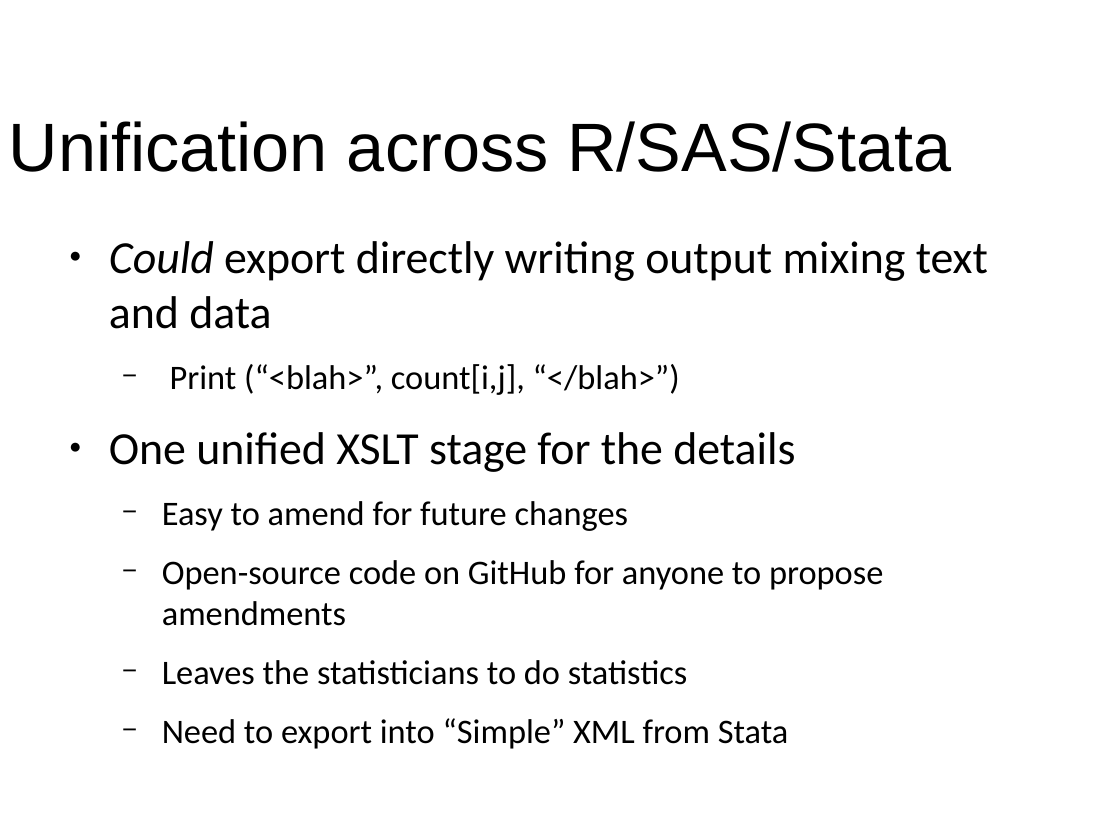
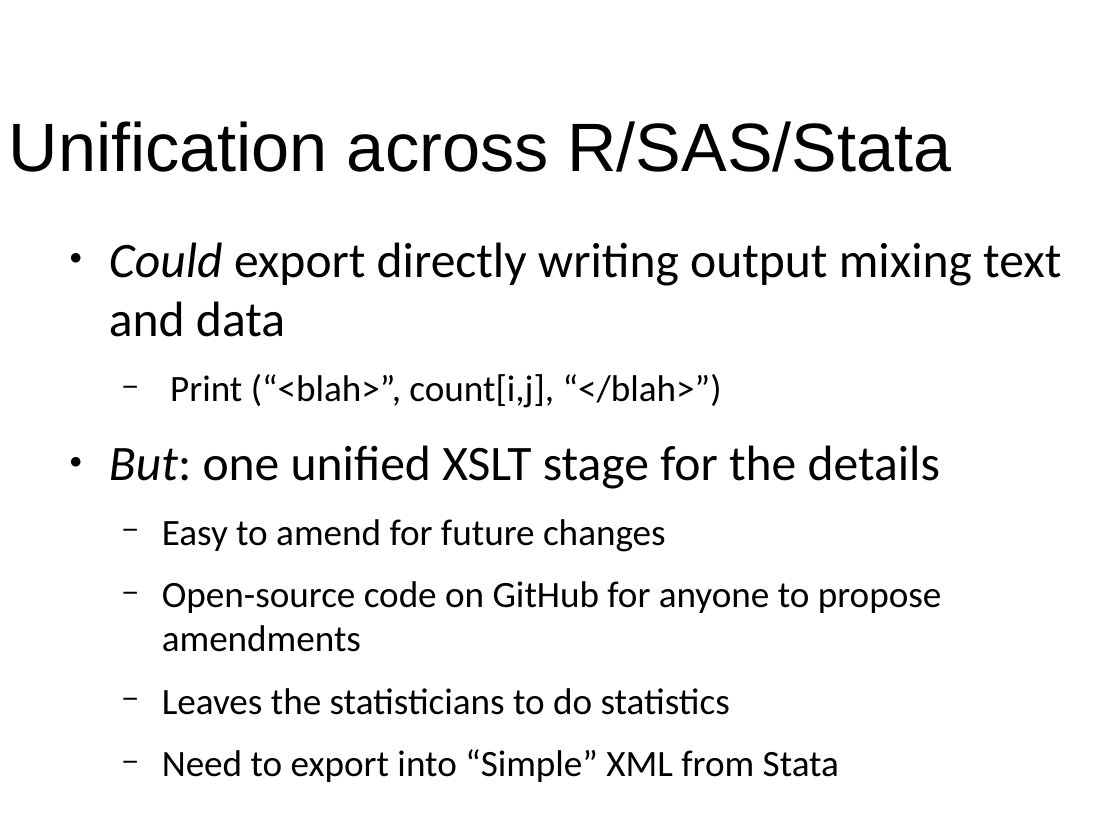
Before and after one commit to shug0131/eudraCT, a slide deck: slide 15 of documentation/Eudract Project Stats Leads.pptx (slide 37 before the commit). Drawn at 1120x840 pixels with LibreOffice and Linux fonts; fonts in the diff are those of the drawing; background and template pictures are left out. Boxes give left, top, right and bottom in pixels: in the first picture for what was removed or moved away, otherwise in the second. Text is boxed around its words. In the diff, an @@ line names an element or a change of style, - is before the commit and + after.

```diff
--- a/documentation/Eudract Project Stats Leads.pptx
+++ b/documentation/Eudract Project Stats Leads.pptx
@@ text at bbox=[109, 242, 1061, 782]: size 29.4 to 31.8 pt in "Could export directly writing output mixing text ..."; size 22.1 to 23.9 pt in "Print (“<blah>”, count[i,j], “</blah>”)", "Easy to amend for future changes", "Open-source code on GitHub for anyone to ...", "Leaves the statisticians to do statistics" and 1 more places @@
@@ text at bbox=[109, 445, 940, 489]: text changed; size 29.4 to 31.8 pt @@
-● One unified XSLT stage for the details
+● But: one unified XSLT stage for the details
```
Also in this commit, not shown: 15 other slides changed, 21 slides removed, 39 other files.
